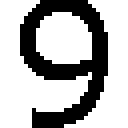
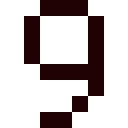
Comparing the layer stacks of the two 128 × 128 images. Changes:
added layer "9test" above "8test" over <box>24,0,104,128</box>
hid "9", painted on it over <box>20,0,108,128</box>
